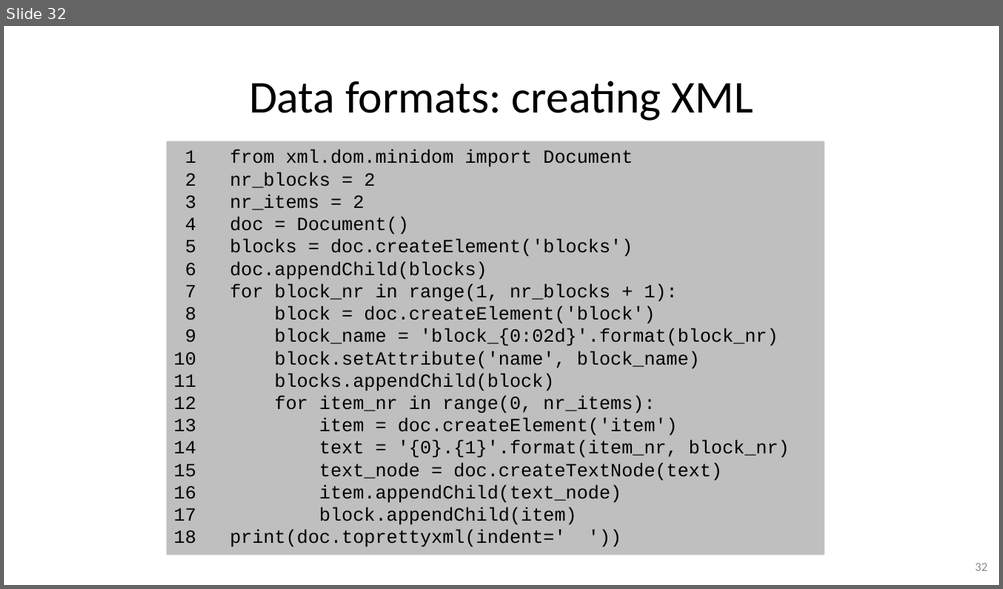
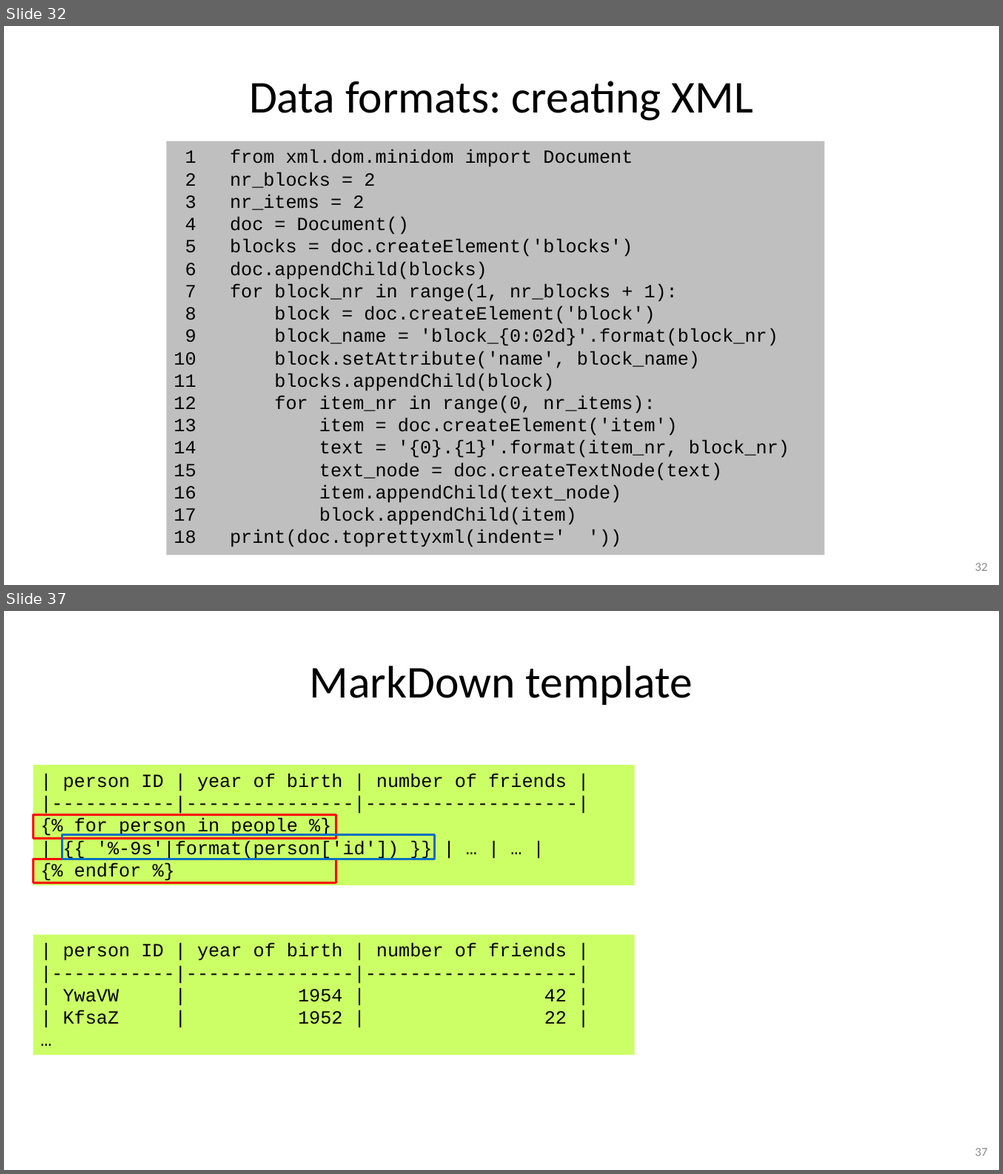
Before and after one commit to gjbex/Python-for-systems-programming, a slide deck: python_for_systems_programming.pptx. Shown one above the other, each under a label of ours: slide 32 before the commit, slides 32 and 37 after it; the slides between them are not shown. The pictures are 1003x589 and 1003x1174 pixels, drawn with LibreOffice and Linux fonts; fonts in the diff are those of the drawing. Boxes give left, top, right and bottom in pixels: in the first picture for what was removed or moved away, otherwise in the second. Text is boxed around its words. In the diff, an @@ line names an element or a change of style, - is before the commit and + after.

Commit message:
Add template slides

```diff
--- a/python_for_systems_programming.pptx
+++ b/python_for_systems_programming.pptx
@@ slide 37 added at [4,611,999,1170], background #FFFFFF @@
@@ title added at [310,666,693,705], 44 pt, text #000000 @@
+MarkDown template
@@ rectangle added at [33,766,634,886], fill #CCFF66, 18 pt, text #000000 @@
+| person ID | year of birth | number of friends |
+|-----------|---------------|-------------------|
+{% for person in people %}
+| {{ '%-9s'|format(person['id']) }} | … | … |
+{% endfor %}
@@ rectangle added at [33,815,336,839], outline #FF0000 2 pt @@
@@ rectangle added at [62,834,435,859], outline #0070C0 2 pt @@
@@ rectangle added at [33,860,336,883], outline #FF0000 2 pt @@
@@ rectangle added at [33,935,634,1056], fill #CCFF66, 18 pt, text #000000 @@
+| person ID | year of birth | number of friends |
+|-----------|---------------|-------------------|
+| YwaVW | 1954 | 42 |
+| KfsaZ | 1952 | 22 |
+…
@@ page number added at [975,1148,987,1156], 12 pt, text #8C8C8C @@
+37
```
Also in this commit, not shown: 4 slides changed, 5 other slides added.
